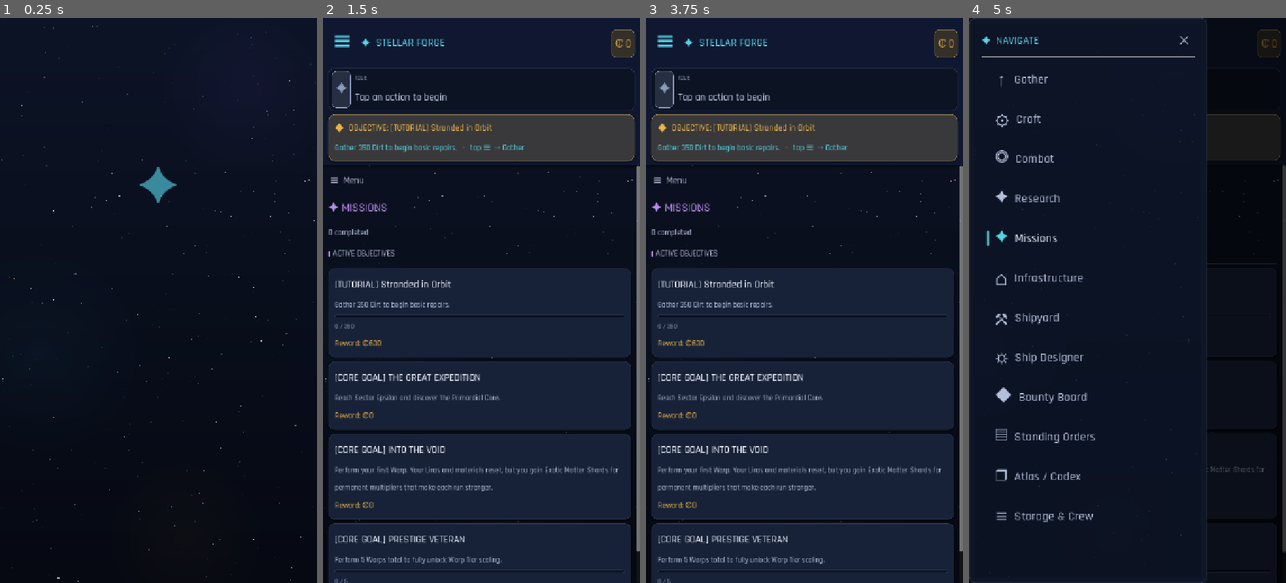
Above: before the commit, frames 1-4 (left to right).
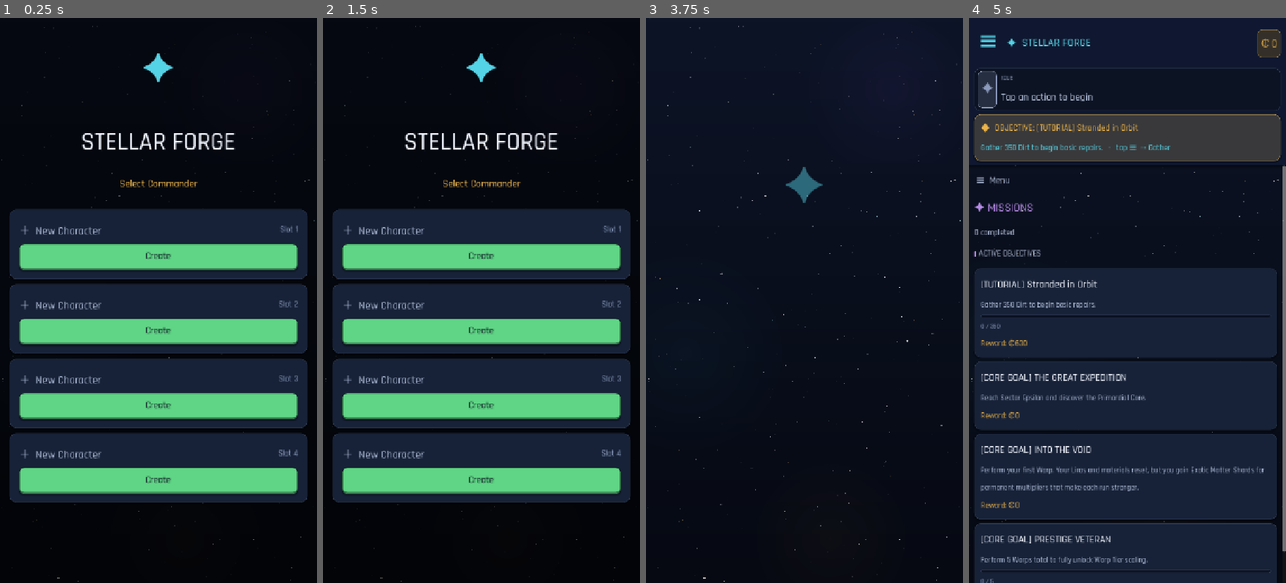
Above: after the commit, the same moments.

Repository: trakyalilter/TestMobileGame
Game: Godot game, scene res://scenes/main.tscn
Two runs of this game, one before a commit and one after it. Both use one fixed random seed, a clock stepped at 60 frames per second and the inputs below.
Inputs (mouse positions are in pixels of both pictures, inside the frame that each line leads up to):
- Up to frame 1 (0.25 s): no input
- Up to frame 2 (1.5 s): click (481, 255) at 0.5 s, where only the run after the commit has a clickable "Create"; click (481, 334) at 1.25 s, where only the run after the commit has a clickable "Create"
- Up to frame 3 (3.75 s): click (804, 407) at 2 s, where only the run after the commit has a clickable "Create"; click (804, 481) at 2.75 s, where only the run after the commit has a clickable "Create"; click (804, 283) at 3.5 s, where only the run after the commit has a clickable "Begin"
- Up to frame 4 (5 s): click "☰" at 4.25 s

The runs differ from the first frame. In frame 1, 45% of the frame differs, in the area x 0-100%, y 0-100%; in frame 2, 59%; in frame 3, 60%, in the area x 0-100%, y 1-100%; in frame 4, 31%.

Commit message:
Character select: Melvor-style multi-slot saves + title screen
Add a first-screen character selector with 4 independent save slots
(user://save_slot_1..4.json), each with a name/combat-level/credits/
sector/last-played summary, Play, and Delete-with-confirm. Empty slots
offer "+ New Character" via a name-entry modal.

Engine (game_state.gd):
- current_slot + character_name + created_at; slot_path(n) helper.
- save_game()/load_game() operate on the active slot, keeping the atomic
  .tmp/.bak logic. Save schema gains character_name/created_at.
- Deferred boot: _ready() no longer auto-loads a slot or runs post-load
  init. It only runs the one-time legacy migration. Post-load init moved
  into enter_slot(), run after a slot becomes active.
- _process autosave and _notification saves are gated on current_slot != 0
  so nothing is written at the character-select screen.
- hard_reset() reworked: clears in-memory state only, never deletes a slot
  file (so creating a new character can't wipe a sibling). All other reset
  behavior preserved.
- New API: slot_summary(n) (non-mutating read, {exists:false} when empty/
  corrupt), select_slot(n), new_character(n,name), delete_slot(n),
  has_any_save(). slot_summary derives the furthest-unlocked zone label
  from saved research/game_flags.
- Legacy migration: on first run, an existing stellarforge_save.json with
  no slot files is copied to slot 1 as "Commander".

UI (main.gd):
- _show_char_select() builds a "STELLAR FORGE / Select Commander" title
  screen using the existing card/button/modal/starfield helpers. Play ->
  select_slot + _enter_game(); New -> name modal + new_character +
  _enter_game(). _enter_game() removes the overlay, refreshes, shows a
  page, then runs the original welcome + offline-report flow.
- _fmt_ago() relative-time helper for last_played.

Sims: add tools/sim_slots.gd (engine: independence, summaries, legacy
migration, delete) and tools/sim_charselect.gd (UI: lists slots, Play/New
transition into game). Update sim_pages/sim_mastery/sim_coach_loot to
enter a slot after boot now that loading is deferred.

https://claude.ai/code/session_01GUAm67mj5mAEoyJTAWupry

Diff:
--- a/scripts/core/game_state.gd
+++ b/scripts/core/game_state.gd
@@ -229,12 +229,55 @@
 var _bg_time := 0.0             # wall-clock when the app was backgrounded (0 = foreground)
 var offline_combat := false             # option: process combat while away (off by default, like desktop)
 
+# Legacy single-save path (pre-slots). Kept only for the one-time migration below.
 const SAVE_PATH := "user://stellarforge_save.json"
+# Melvor-style multi-slot saves. Each slot is an independent self-contained save.
+const SLOT_COUNT := 4
+var current_slot := 0                    # 0 = no slot active (character-select screen)
+var character_name := "Commander"        # active character's display name
+var _created_at := 0.0                   # unix time this character was created (slot metadata)
 const AUTOSAVE_INTERVAL := 15.0
 var _save_accum := 0.0
 
+func slot_path(n: int) -> String:
+	return "user://save_slot_%d.json" % n
+
 func _ready() -> void:
-	load_game()
+	# Boot deferred: NO slot is loaded here anymore. The UI shows a character-select
+	# screen first, then calls select_slot()/new_character() which runs enter_slot().
+	# We only run the one-time legacy migration and leave state at fresh defaults.
+	_migrate_legacy_save()
+
+## One-time migration: a pre-slots single save becomes Slot 1 so existing players
+## keep their progress. Only runs if the legacy file exists and Slot 1 does not.
+func _migrate_legacy_save() -> void:
+	if not FileAccess.file_exists(SAVE_PATH):
+		return
+	if FileAccess.file_exists(slot_path(1)):
+		return
+	# Read the legacy JSON, stamp a default name, and write it as Slot 1.
+	var f := FileAccess.open(SAVE_PATH, FileAccess.READ)
+	if f == null:
+		return
+	var txt := f.get_as_text()
+	f.close()
+	var json := JSON.new()
+	if json.parse(txt) != OK or typeof(json.data) != TYPE_DICTIONARY:
+		return
+	var data: Dictionary = json.data
+	if not data.has("character_name"):
+		data["character_name"] = "Commander"
+	if not data.has("created_at"):
+		data["created_at"] = Time.get_unix_time_from_system()
+	var out := FileAccess.open(slot_path(1), FileAccess.WRITE)
+	if out == null:
+		return
+	out.store_string(JSON.stringify(data, "\t"))
+	out.close()
+
+## Runs AFTER a slot becomes active (load_game / new_character) — the post-load init
+## that used to live in _ready. Brings transient state up to a playable baseline.
+func enter_slot() -> void:
 	if active_hull == "":
 		active_hull = "corvette_hull"
 		owned_hulls["corvette_hull"] = true
@@ -264,16 +307,20 @@
 	_save_accum += delta
 	if _save_accum >= AUTOSAVE_INTERVAL:
 		_save_accum = 0.0
-		save_game()
+		if current_slot != 0:        # never autosave to disk while at character-select
+			save_game()
 
 func _notification(what: int) -> void:
+	# Saves are gated on an active slot — quitting/backgrounding at the
+	# character-select screen must not write a half-initialized state to disk.
 	if what == NOTIFICATION_WM_CLOSE_REQUEST or what == NOTIFICATION_WM_GO_BACK_REQUEST:
-		save_game()
+		if current_slot != 0:
+			save_game()
 	# Android freezes the process while backgrounded (no _process ticks), so we
 	# record when we leave and credit the elapsed time on return — same as a cold
 	# launch, but without needing a full reload.
 	elif what == NOTIFICATION_APPLICATION_PAUSED or what == NOTIFICATION_WM_WINDOW_FOCUS_OUT:
-		if _bg_time == 0.0:
+		if _bg_time == 0.0 and current_slot != 0:
 			_bg_time = Time.get_unix_time_from_system()
 			save_game()
 	elif what == NOTIFICATION_APPLICATION_RESUMED or what == NOTIFICATION_WM_WINDOW_FOCUS_IN:
@@ -3644,22 +3691,28 @@
 		"boss_kills": boss_kills,
 		"hazard_clears": hazard_clears,
 		"game_flags": game_flags,
+		"character_name": character_name,
+		"created_at": _created_at,
 		"time": Time.get_unix_time_from_system(),
 	}
-	var tmp := SAVE_PATH + ".tmp"
+	if current_slot == 0:        # no active slot — nothing to write to
+		return
+	var path := slot_path(current_slot)
+	var tmp := path + ".tmp"
 	var f := FileAccess.open(tmp, FileAccess.WRITE)
 	if f == null:
 		return
 	f.store_string(JSON.stringify(data, "\t"))
 	f.close()
-	if FileAccess.file_exists(SAVE_PATH):
-		DirAccess.copy_absolute(SAVE_PATH, SAVE_PATH + ".bak")
-	DirAccess.rename_absolute(tmp, SAVE_PATH)
+	if FileAccess.file_exists(path):
+		DirAccess.copy_absolute(path, path + ".bak")
+	DirAccess.rename_absolute(tmp, path)
 
 func load_game() -> void:
-	if not FileAccess.file_exists(SAVE_PATH):
-		return
-	var f := FileAccess.open(SAVE_PATH, FileAccess.READ)
+	var path := slot_path(current_slot) if current_slot != 0 else SAVE_PATH
+	if not FileAccess.file_exists(path):
+		return
+	var f := FileAccess.open(path, FileAccess.READ)
 	if f == null:
 		return
 	var txt := f.get_as_text()
@@ -3751,6 +3804,8 @@
 		boss_kills[k] = int(boss_kills[k])
 	hazard_clears = data.get("hazard_clears", {})
 	game_flags = data.get("game_flags", {})
+	character_name = String(data.get("character_name", "Commander"))
+	_created_at = float(data.get("created_at", 0.0))
 	# Reveal back-compat: saves that already passed a milestone shouldn't re-hide it.
 	if is_research_unlocked("zone_6_access") or total_warps > 0:
 		game_flags["warp_revealed"] = true
@@ -3831,8 +3886,94 @@
 	stop_task()
 	generate_bounty_pool()
 	_standing_fill()
-	if FileAccess.file_exists(SAVE_PATH):
-		DirAccess.remove_absolute(SAVE_PATH)
+	character_name = "Commander"
+	_created_at = 0.0
+	# NB: hard_reset only clears IN-MEMORY state now. It must NOT delete any slot
+	# file, so creating a new character can't wipe a sibling slot. The active slot's
+	# on-disk file is overwritten naturally on the next save_game() (e.g. new_character).
 	resources_changed.emit()
 	skills_changed.emit()
 	research_changed.emit()
+
+# ---------------- Save slots (Melvor-style character select) ----------------
+## Read slot n's save WITHOUT touching live state and summarize it for the picker.
+## Returns {exists=false} for empty/corrupt slots.
+func slot_summary(n: int) -> Dictionary:
+	var path := slot_path(n)
+	if not FileAccess.file_exists(path):
+		return {"exists": false}
+	var f := FileAccess.open(path, FileAccess.READ)
+	if f == null:
+		return {"exists": false}
+	var txt := f.get_as_text()
+	f.close()
+	var json := JSON.new()
+	if json.parse(txt) != OK or typeof(json.data) != TYPE_DICTIONARY:
+		return {"exists": false}
+	var data: Dictionary = json.data
+	# Combat level from the saved combat XP via the same xp→level table.
+	var combat_xp := 0
+	var sk = data.get("skills", {})
+	if sk is Dictionary:
+		combat_xp = int(sk.get("combat", 0))
+	var lvl := 1
+	while lvl < MAX_LEVEL and combat_xp >= xp_for_level(lvl + 1):
+		lvl += 1
+	# Sector label = furthest-unlocked combat zone, derived from saved research.
+	var research := {}
+	for r in data.get("research", []):
+		research[r] = true
+	var gf = data.get("game_flags", {})
+	if not (gf is Dictionary):
+		gf = {}
+	var sector := "Lunar Orbit"
+	for z in GameData.ZONES:
+		var unlocked := false
+		if z.has("unlock_flag"):
+			# Flag-gated zones (e.g. The Threshold) need the flag set — NOT open by default.
+			unlocked = bool(gf.get(z["unlock_flag"], false))
+		else:
+			var req: String = String(z.get("research_req", ""))
+			unlocked = (req == "" or research.has(req))
+		if unlocked:
+			sector = String(z.get("name", sector))
+	return {
+		"exists": true,
+		"name": String(data.get("character_name", "Commander")),
+		"combat_level": lvl,
+		"credits": int(data.get("credits", 0)),
+		"sector": sector,
+		"last_played": float(data.get("time", 0.0)),
+	}
+
+## Activate slot n: load its save (computes offline) and run post-load init.
+func select_slot(n: int) -> void:
+	current_slot = n
+	load_game()
+	enter_slot()
+
+## Create a fresh character in slot n. Resets in-memory state (without deleting any
+## sibling slot file), stamps the name, runs post-load init, and writes the slot file.
+func new_character(n: int, name: String) -> void:
+	hard_reset()
+	current_slot = n
+	character_name = name if name.strip_edges() != "" else "Commander"
+	_created_at = Time.get_unix_time_from_system()
+	enter_slot()
+	save_game()
+
+## Delete slot n's save (and its .bak). Clears current_slot if it was active.
+func delete_slot(n: int) -> void:
+	var path := slot_path(n)
+	if FileAccess.file_exists(path):
+		DirAccess.remove_absolute(path)
+	if FileAccess.file_exists(path + ".bak"):
+		DirAccess.remove_absolute(path + ".bak")
+	if current_slot == n:
+		current_slot = 0
+
+func has_any_save() -> bool:
+	for n in range(1, SLOT_COUNT + 1):
+		if FileAccess.file_exists(slot_path(n)):
+			return true
+	return false
--- a/scripts/ui/main.gd
+++ b/scripts/ui/main.gd
@@ -170,11 +170,11 @@
 	call_deferred("_update_safe_area")
 	_refresh_top()
 	_refresh_banner()
-	# New players start on the Missions tutorial (like the desktop game).
-	_show("missions" if not GameState.has_mission_progress() else "gather")
-	_update_badges()
-	_update_coach()
-	_show_welcome()
+	# Boot lands on the Melvor-style character-select screen. No slot is active yet;
+	# the game UI underneath is built but stays hidden behind the overlay until the
+	# player picks a slot (Play) or creates a new character. _enter_game() runs the
+	# original in-game entry flow once a slot is live.
+	_show_char_select()
 
 # ============================================================ COACHING
 # Pulses the next thing to tap based on the active tutorial mission, and shows a
@@ -535,6 +535,192 @@
 		if GameState.pending_offline != "":
 			_show_offline(GameState.pending_offline)
 			GameState.pending_offline = "")
+
+# ============================================================ CHARACTER SELECT
+var _char_select: Control = null
+
+## Relative-time helper for slot summaries ("just now / 5m ago / 3h ago / 2d ago").
+func _fmt_ago(unix: float) -> String:
+	if unix <= 0.0:
+		return "never"
+	var d := Time.get_unix_time_from_system() - unix
+	if d < 60.0: return "just now"
+	if d < 3600.0: return "%dm ago" % int(d / 60.0)
+	if d < 86400.0: return "%dh ago" % int(d / 3600.0)
+	return "%dd ago" % int(d / 86400.0)
+
+## Melvor-style title screen: "STELLAR FORGE" + a list of save slots. Filled slots
+## show a summary + Play/Delete; empty slots offer "+ New Character". Shown on boot.
+func _show_char_select() -> void:
+	_char_select = Control.new()
+	_char_select.set_anchors_and_offsets_preset(Control.PRESET_FULL_RECT)
+	_char_select.mouse_filter = Control.MOUSE_FILTER_STOP
+	_char_select.z_index = 50
+	add_child(_char_select)
+	var bg := TextureRect.new()
+	bg.texture = _space_tex()
+	bg.set_anchors_and_offsets_preset(Control.PRESET_FULL_RECT)
+	bg.stretch_mode = TextureRect.STRETCH_SCALE
+	bg.mouse_filter = Control.MOUSE_FILTER_IGNORE
+	_char_select.add_child(bg)
+	var scrim := ColorRect.new()           # darken the starfield for card contrast
+	scrim.color = Color(0, 0, 0, 0.55)
+	scrim.set_anchors_and_offsets_preset(Control.PRESET_FULL_RECT)
+	scrim.mouse_filter = Control.MOUSE_FILTER_IGNORE
+	_char_select.add_child(scrim)
+	var sc := ScrollContainer.new()
+	sc.set_anchors_and_offsets_preset(Control.PRESET_FULL_RECT)
+	sc.horizontal_scroll_mode = ScrollContainer.SCROLL_MODE_DISABLED
+	_char_select.add_child(sc)
+	var center := CenterContainer.new()
+	center.size_flags_horizontal = Control.SIZE_EXPAND_FILL
+	sc.add_child(center)
+	var mc := MarginContainer.new()
+	for s in ["left", "right"]:
+		mc.add_theme_constant_override("margin_" + s, 22)
+	for s in ["top", "bottom"]:
+		mc.add_theme_constant_override("margin_" + s, 34)
+	mc.custom_minimum_size = Vector2(get_viewport_rect().size.x, 0)
+	center.add_child(mc)
+	var col := VBoxContainer.new()
+	col.add_theme_constant_override("separation", 12)
+	col.size_flags_horizontal = Control.SIZE_EXPAND_FILL
+	mc.add_child(col)
+	_wlabel(col, "✦", 52, CYAN)
+	_wlabel(col, "STELLAR FORGE", 34, C_TEXT)
+	_wlabel(col, "Select Commander", 14, GOLD)
+	var sp := Control.new()
+	sp.custom_minimum_size = Vector2(0, 10)
+	col.add_child(sp)
+	for n in range(1, GameState.SLOT_COUNT + 1):
+		col.add_child(_slot_card(n))
+
+## A single slot row: a filled card (name + summary + Play/Delete) or a "+ New
+## Character" prompt. `n` is 1..SLOT_COUNT.
+func _slot_card(n: int) -> Control:
+	var summary: Dictionary = GameState.slot_summary(n)
+	var filled: bool = summary.get("exists", false)
+	var accent := CYAN if filled else C_MUTED
+	var v := _card(accent, filled, 96)
+	var mc := MarginContainer.new()
+	for s in ["left", "right", "top", "bottom"]:
+		mc.add_theme_constant_override("margin_" + s, 8)
+	# _card returns the inner VBox; reparent its contents into a padded margin.
+	var panel := v.get_parent()
+	panel.remove_child(v)
+	panel.add_child(mc)
+	mc.add_child(v)
+	if not filled:
+		var hb := HBoxContainer.new()
+		hb.add_theme_constant_override("separation", 8)
+		v.add_child(hb)
+		var lbl := Label.new()
+		lbl.text = "＋  New Character"
+		lbl.size_flags_horizontal = Control.SIZE_EXPAND_FILL
+		lbl.add_theme_font_size_override("font_size", _fs(15))
+		lbl.add_theme_color_override("font_color", Color.html(C_DIM))
+		hb.add_child(lbl)
+		var slot_lbl := Label.new()
+		slot_lbl.text = "Slot %d" % n
+		slot_lbl.add_theme_font_size_override("font_size", _fs(11))
+		slot_lbl.add_theme_color_override("font_color", Color.html(C_MUTED))
+		hb.add_child(slot_lbl)
+		var create := _card_button("Create", GREEN, true)
+		create.pressed.connect(_prompt_new_character.bind(n))
+		v.add_child(create)
+		return panel
+	# Filled slot.
+	var head := HBoxContainer.new()
+	head.add_theme_constant_override("separation", 8)
+	v.add_child(head)
+	var nm := Label.new()
+	nm.text = String(summary.get("name", "Commander"))
+	nm.size_flags_horizontal = Control.SIZE_EXPAND_FILL
+	nm.add_theme_font_size_override("font_size", _fs(17))
+	nm.add_theme_color_override("font_color", Color.html(C_TEXT))
+	head.add_child(nm)
+	var slot_lbl2 := Label.new()
+	slot_lbl2.text = "Slot %d" % n
+	slot_lbl2.add_theme_font_size_override("font_size", _fs(10))
+	slot_lbl2.add_theme_color_override("font_color", Color.html(C_MUTED))
+	head.add_child(slot_lbl2)
+	var summ := Label.new()
+	summ.text = "Combat Lv %d   ·   ₡%s   ·   %s   ·   %s" % [
+		int(summary.get("combat_level", 1)), GameData.fmt(int(summary.get("credits", 0))),
+		String(summary.get("sector", "Lunar Orbit")), _fmt_ago(float(summary.get("last_played", 0.0)))]
+	summ.autowrap_mode = TextServer.AUTOWRAP_WORD_SMART
+	summ.add_theme_font_size_override("font_size", _fs(11))
+	summ.add_theme_color_override("font_color", Color.html(C_DIM))
+	v.add_child(summ)
+	var row := HBoxContainer.new()
+	row.add_theme_constant_override("separation", 8)
+	v.add_child(row)
+	var play := _card_button("▶  Play", CYAN, true)
+	play.size_flags_horizontal = Control.SIZE_EXPAND_FILL
+	play.pressed.connect(_play_slot.bind(n))
+	row.add_child(play)
+	var del := _card_button("🗑", RED, true)
+	del.custom_minimum_size = Vector2(64, 54)
+	del.pressed.connect(_confirm_delete_slot.bind(n))
+	row.add_child(del)
+	return panel
+
+## Name-entry modal → create a fresh character in slot n and enter the game.
+func _prompt_new_character(n: int) -> void:
+	_modal("NEW COMMANDER", GREEN, func(v: VBoxContainer, close: Callable) -> void:
+		_clbl(v, "Name your commander", 12, C_DIM)
+		var edit := LineEdit.new()
+		edit.text = "Commander"
+		edit.max_length = 16
+		edit.select_all_on_focus = true
+		edit.custom_minimum_size = Vector2(0, 48)
+		edit.add_theme_font_size_override("font_size", _fs(15))
+		v.add_child(edit)
+		var go := _card_button("Begin", GREEN, true)
+		go.pressed.connect(func() -> void:
+			var nm: String = edit.text.strip_edges()
+			if nm == "":
+				nm = "Commander"
+			close.call()
+			GameState.new_character(n, nm)
+			_enter_game())
+		v.add_child(go))
+
+func _play_slot(n: int) -> void:
+	GameState.select_slot(n)
+	_enter_game()
+
+func _confirm_delete_slot(n: int) -> void:
+	var summary: Dictionary = GameState.slot_summary(n)
+	_modal("DELETE COMMANDER", RED, func(v: VBoxContainer, close: Callable) -> void:
+		_clbl(v, "Permanently delete %s (Slot %d)?" % [String(summary.get("name", "Commander")), n], 13, C_TEXT)
+		_clbl(v, "This cannot be undone.", 11, C_MUTED)
+		var del := _card_button("Delete", RED, true)
+		del.pressed.connect(func() -> void:
+			GameState.delete_slot(n)
+			close.call()
+			_rebuild_char_select())
+		v.add_child(del))
+
+## Tear down and rebuild the character-select overlay (after create/delete).
+func _rebuild_char_select() -> void:
+	if is_instance_valid(_char_select):
+		_char_select.queue_free()
+	_char_select = null
+	_show_char_select()
+
+## A slot is now active — remove the select overlay, refresh the UI to the loaded
+## save, land on the right page, and run the original welcome + offline flow.
+func _enter_game() -> void:
+	if is_instance_valid(_char_select):
+		_char_select.queue_free()
+	_char_select = null
+	_refresh_all()
+	_refresh_banner()
+	_show("missions" if not GameState.has_mission_progress() else "gather")
+	_update_badges()
+	_update_coach()
+	_show_welcome()
 
 const SKILL_TITLE := {"harvesting": "HARVESTING", "fabrication": "ENGINEERING", "combat": "COMBAT", "infrastructure": "INFRASTRUCTURE"}
 
--- /dev/null
+++ b/tools/sim_charselect.gd
@@ -0,0 +1,89 @@
+extends SceneTree
+## Character-select UI sim: boots the real main scene (no slot active), asserts the
+## select screen lists slots, and that New + Play transition into the game with the
+## overlay removed and a page shown — no SCRIPT ERROR.
+
+var _fail := false
+
+func _ck(cond: bool, msg: String) -> void:
+	if cond:
+		print("PASS " + msg)
+	else:
+		print("FAIL " + msg)
+		_fail = true
+
+func _collect_text(node: Node, out: Array) -> void:
+	if node is Label or node is Button:
+		out.append(node.text)
+	for c in node.get_children():
+		_collect_text(c, out)
+
+func _has(texts: Array, needle: String) -> bool:
+	for t in texts:
+		if needle in t:
+			return true
+	return false
+
+func _init() -> void:
+	process_frame.connect(_run, CONNECT_ONE_SHOT)
+
+func _run() -> void:
+	var gs = root.get_node("GameState")
+	# Clean slate, then seed slot 1 so the select screen has one filled + empties.
+	for n in range(1, gs.SLOT_COUNT + 1):
+		gs.delete_slot(n)
+	if FileAccess.file_exists(gs.SAVE_PATH):
+		DirAccess.remove_absolute(gs.SAVE_PATH)
+	gs.new_character(1, "Nova")
+	gs.gain_credits(5400)
+	gs.save_game()
+	gs.current_slot = 0           # back to "boot" state for the UI
+
+	var scene: PackedScene = load("res://scenes/main.tscn")
+	var main = scene.instantiate()
+	root.add_child(main)
+	await process_frame
+	await process_frame
+
+	# Character-select overlay should be present and listing slots.
+	_ck(is_instance_valid(main._char_select), "char-select overlay built on boot")
+	var ct := []
+	_collect_text(main._char_select, ct)
+	_ck(_has(ct, "STELLAR FORGE") and _has(ct, "Select Commander"), "title header present")
+	_ck(_has(ct, "Nova") and _has(ct, "Play"), "filled slot shows name + Play")
+	_ck(_has(ct, "New Character") and _has(ct, "Create"), "empty slot shows New Character")
+
+	# --- Play the filled slot → enters the game.
+	main._play_slot(1)
+	await process_frame
+	await process_frame
+	_ck(not is_instance_valid(main._char_select), "Play removes the select overlay")
+	_ck(gs.current_slot == 1 and gs.credits == 5400 and gs.character_name == "Nova", "Play loaded Nova's save")
+	var any_page := false
+	for pid in main.PAGE_IDS:
+		if main.pages.has(pid) and main.pages[pid].visible:
+			any_page = true
+	_ck(any_page, "a game page is visible after Play")
+
+	# --- Back to select, then New Character into an empty slot.
+	main._show_char_select()
+	await process_frame
+	main._char_select.queue_free()
+	main._char_select = null
+	gs.current_slot = 0
+	gs.new_character(2, "Rook")
+	main._enter_game()
+	await process_frame
+	await process_frame
+	_ck(not is_instance_valid(main._char_select), "New Character enters game (overlay gone)")
+	_ck(gs.current_slot == 2 and gs.character_name == "Rook", "New Character created Rook in slot 2")
+
+	# cleanup
+	for n in range(1, gs.SLOT_COUNT + 1):
+		gs.delete_slot(n)
+
+	if _fail:
+		print("CHARSELECT: FAIL")
+		quit(1)
+	print("CHARSELECT: PASS")
+	quit()
--- a/tools/sim_coach_loot.gd
+++ b/tools/sim_coach_loot.gd
@@ -57,6 +57,14 @@
 		main._welcome.queue_free()
 		main._welcome = null
 	var gs = root.get_node("GameState")
+	# Boot now lands on character-select (deferred load). Enter a fresh slot so the
+	# default hull / combat baseline is initialized before driving combat.
+	for n in range(1, gs.SLOT_COUNT + 1):
+		gs.delete_slot(n)
+	gs.new_character(1, "Tester")
+	if is_instance_valid(main._char_select):
+		main._char_select.queue_free()
+		main._char_select = null
 	_unlock_all(gs)
 
 	# ============================================================ TASK 1: COACH
--- a/tools/sim_mastery.gd
+++ b/tools/sim_mastery.gd
@@ -69,6 +69,10 @@
 	gs.mastery.erase("gather_dirt")
 
 	# ---- Persistence round-trip ----
+	# Saves now target the active slot; activate one so save/load hit disk.
+	for n in range(1, gs.SLOT_COUNT + 1):
+		gs.delete_slot(n)
+	gs.current_slot = 1
 	gs.stop_task()                                 # don't persist a live task into the save file
 	gs.mastery["gather_dirt"] = 123.0
 	gs.mastery["smelt_steel_basic"] = 7.5
--- a/tools/sim_pages.gd
+++ b/tools/sim_pages.gd
@@ -27,8 +27,19 @@
 	root.add_child(main)
 	await process_frame
 	await process_frame
+	# Boot now lands on character-select (no slot loaded). Enter a fresh slot so the
+	# in-game state (hull, standing board, missions, bounty) is initialized, then
+	# dismiss the select overlay before driving the pages.
+	var gs = root.get_node("GameState")
+	for n in range(1, gs.SLOT_COUNT + 1):
+		gs.delete_slot(n)
+	gs.new_character(1, "Tester")
+	if is_instance_valid(main._char_select):
+		main._char_select.queue_free()
+		main._char_select = null
+	main._refresh_all()
+	await process_frame
 	# Give the player gear + research so combat/ship/research pages have content.
-	var gs = root.get_node("GameState")
 	for mid in ["z1_kinetic", "z1_energy", "z1_shield", "z1_battery"]:
 		gs.module_inventory[mid] = 1
 		gs.equip_module(mid)
--- /dev/null
+++ b/tools/sim_slots.gd
@@ -0,0 +1,88 @@
+extends SceneTree
+## Save-slot engine sim: independence, summaries, legacy migration, delete.
+## Each block prints PASS/FAIL; exits non-zero if any fails.
+
+var _fail := false
+
+func _ck(cond: bool, msg: String) -> void:
+	if cond:
+		print("PASS " + msg)
+	else:
+		print("FAIL " + msg)
+		_fail = true
+
+func _wipe(gs) -> void:
+	for n in range(1, gs.SLOT_COUNT + 1):
+		gs.delete_slot(n)
+	if FileAccess.file_exists(gs.SAVE_PATH):
+		DirAccess.remove_absolute(gs.SAVE_PATH)
+
+func _init() -> void:
+	process_frame.connect(_run, CONNECT_ONE_SHOT)
+
+func _run() -> void:
+	var gs = root.get_node("GameState")
+	_wipe(gs)
+
+	# --- Slots independent: build A in slot 2, B in slot 3, differently.
+	gs.new_character(2, "A")
+	gs.gain_credits(1234)
+	gs.skills["combat"] = gs.xp_for_level(12)
+	gs.unlocked_research["zone_2_access"] = true
+	gs.save_game()
+
+	gs.new_character(3, "B")
+	gs.gain_credits(9876)
+	gs.skills["combat"] = gs.xp_for_level(5)
+	gs.save_game()
+
+	var s2 = gs.slot_summary(2)
+	var s3 = gs.slot_summary(3)
+	_ck(s2.get("exists", false) and s3.get("exists", false), "both slots exist after creation")
+	_ck(s2.get("name", "") == "A" and s3.get("name", "") == "B", "names don't bleed (A/B)")
+	_ck(s2.get("credits", 0) == 1234 and s3.get("credits", 0) == 9876, "credits isolated per slot")
+	_ck(s2.get("combat_level", 0) == 12, "slot 2 combat level 12 (got %d)" % int(s2.get("combat_level", -1)))
+	_ck(s3.get("combat_level", 0) == 5, "slot 3 combat level 5 (got %d)" % int(s3.get("combat_level", -1)))
+	_ck(s2.get("sector", "") == "Asteroid Belt", "slot 2 sector = Asteroid Belt (got %s)" % str(s2.get("sector", "")))
+	_ck(s3.get("sector", "") == "Lunar Orbit", "slot 3 sector = Lunar Orbit (got %s)" % str(s3.get("sector", "")))
+	_ck(s2.has("last_played") and float(s2.get("last_played", 0)) > 0.0, "slot 2 has last_played")
+
+	# --- select_slot loads the right state.
+	gs.select_slot(2)
+	_ck(gs.current_slot == 2 and gs.credits == 1234 and gs.character_name == "A", "select_slot(2) loads A")
+	gs.select_slot(3)
+	_ck(gs.current_slot == 3 and gs.credits == 9876 and gs.character_name == "B", "select_slot(3) loads B")
+
+	# --- Empty slot summary.
+	var s4 = gs.slot_summary(4)
+	_ck(s4.get("exists", true) == false, "untouched slot 4 returns exists=false")
+
+	# --- Delete.
+	gs.delete_slot(2)
+	_ck(gs.slot_summary(2).get("exists", true) == false, "delete_slot(2) -> exists false")
+
+	# --- Legacy migration.
+	_wipe(gs)
+	var legacy := {"version": 2, "credits": 555, "skills": {"combat": gs.xp_for_level(8)}, "time": Time.get_unix_time_from_system()}
+	var lf := FileAccess.open(gs.SAVE_PATH, FileAccess.WRITE)
+	lf.store_string(JSON.stringify(legacy, "\t"))
+	lf.close()
+	gs._migrate_legacy_save()
+	var sm = gs.slot_summary(1)
+	_ck(sm.get("exists", false), "legacy migration created slot 1")
+	_ck(int(sm.get("credits", 0)) == 555, "migrated slot 1 keeps legacy credits (got %d)" % int(sm.get("credits", -1)))
+	_ck(sm.get("name", "") == "Commander", "migrated slot 1 default name Commander")
+	gs.select_slot(1)
+	_ck(gs.credits == 555 and gs.current_slot == 1, "select_slot(1) loads migrated legacy data")
+
+	# --- has_any_save.
+	_ck(gs.has_any_save(), "has_any_save true with slot 1 present")
+
+	_wipe(gs)
+	_ck(not gs.has_any_save(), "has_any_save false after wipe")
+
+	if _fail:
+		print("SLOTS: FAIL")
+		quit(1)
+	print("SLOTS: PASS")
+	quit()
